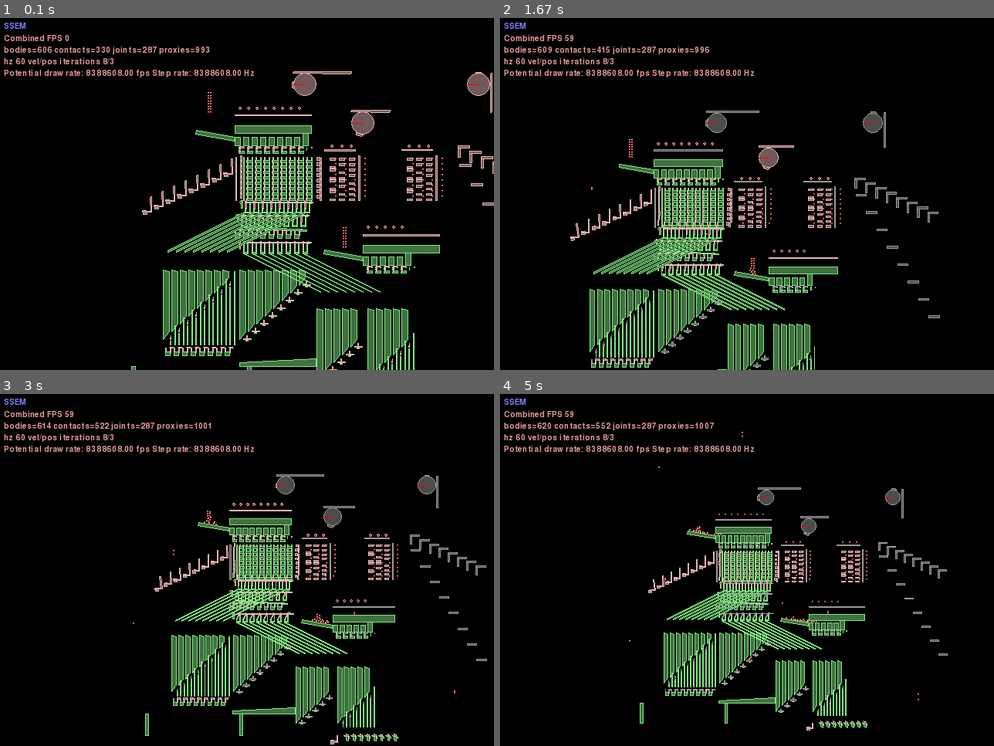
Above: before the commit, frames 1-4 (two rows, left to right).
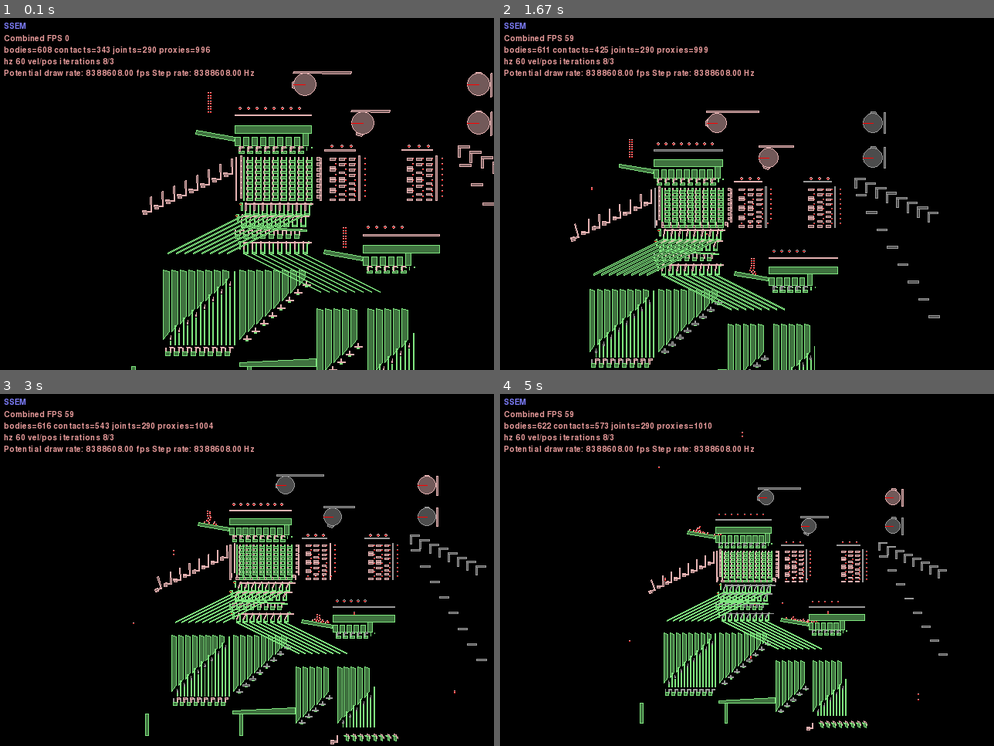
Above: after the commit, the same moments.

Repository: jmacarthur/box2d-ssem
Game: pygame game, started from main.py
The game is run twice, just before and just after one commit, with the same random seed, the same clock (stepped at 60 frames per second) and the same inputs.
Inputs (mouse positions are in pixels of both pictures, inside the frame that each line leads up to):
- Up to frame 1 (0.1 s): no input
- Up to frame 2 (1.67 s): hold Right 0.33-0.8 s; move the mouse to (727, 201) at 0.37 s; hold Up 0.83-1.13 s; move the mouse to (747, 208) at 0.87 s; tap Space at 0.9, 1.23, 1.53 s; tap X at 0.98 s; hold Right 1.17-1.63 s; move the mouse to (628, 186) at 1.2 s
- Up to frame 3 (3 s): hold Left 1.67-2.2 s; move the mouse to (296, 643) at 1.7 s; tap Space at 1.73, 2.03, 2.3, 2.63, 2.93 s; hold Down 2.23-2.53 s; move the mouse to (93, 647) at 2.27 s; tap X at 2.38 s; hold Left 2.57-2.97 s; move the mouse to (429, 689) at 2.6 s
- Up to frame 4 (5 s): hold Up 3-3.37 s; move the mouse to (806, 594) at 3.03 s; tap Space at 3.07, 3.47, 3.77, 4.13, 4.53, 4.83 s; hold Right 3.4-4.03 s; move the mouse to (756, 436) at 3.43 s; tap X at 3.55 s; hold Down 4.07-4.43 s; move the mouse to (628, 489) at 4.1 s; hold Left 4.47-4.93 s; move the mouse to (722, 658) at 4.5 s; hold Right from 4.97 s (still down)

The runs differ from the first frame. In frame 1, 1.9% of the frame differs, in the area x 9-100%, y 7-68%; in frame 2, 2.3%, in the area x 8-79%, y 7-74%; in frame 3, 1.8%; in frame 4, 1.6%.

Commit message:
Cam 4: memory follower holdoff

Diff:
--- a/main.py
+++ b/main.py
@@ -298,8 +298,8 @@
             selector_array.append(row_selector)
             self.slide_joint(row_selector, groundBody, (0,1), -8, 0, friction=0)
 
-        holdoff_bar = self.horizontal_rotating_bar(xpos+200, ypos+130, 80, groundBody, 50)
-        holdoff_bar.attachment_point = (xpos+220,ypos+130)
+        selector_holdoff_bar = self.horizontal_rotating_bar(xpos+200, ypos+130, 80, groundBody, 50)
+        selector_holdoff_bar.attachment_point = (xpos+220,ypos+130)
         # Row followers
         for row in range(0,8):
             row_follower_fixtures = []
@@ -310,9 +310,9 @@
             self.slide_joint(follower, groundBody, (1,0), limit1=0, limit2=20, friction=0)
 
         # Holdoff bar for all output rods
-        self.vertical_rotating_bar(xpos+200+25*selector_rods+14,0,14*memory_rows+5, groundBody)
-
-        return holdoff_bar
+        follower_holdoff_bar = self.vertical_rotating_bar(xpos+200+25*selector_rods+14,0,14*memory_rows+5, groundBody)
+
+        return (selector_holdoff_bar, follower_holdoff_bar)
 
     def memory_module(self, xpos, ypos, groundBody):
         row_injector_fixtures = []
@@ -325,7 +325,7 @@
         for col in range(0,8):
             injector = self.add_multifixture(row_injector_fixtures, 0, 7+14*col)
             injectors.append(injector)
-            self.slide_joint(injector, groundBody, (1,0), 7, 17, friction=0)
+            self.slide_joint(injector, groundBody, (1,0), 7, 17, friction=0.1)
 
         row_ejector_fixtures = []
         for col in range(0,8):
@@ -351,7 +351,7 @@
 
         self.memory_followers = []
         self.memory_selectors = []
-        main_memory_holdoff = self.add_row_decoder(xpos, ypos, groundBody, self.memory_followers, self.memory_selectors)
+        (selector_holdoff, follower_holdoff) = self.add_row_decoder(xpos, ypos, groundBody, self.memory_followers, self.memory_selectors)
 
         # Rods which connect row selectors to ejectors
         for r in range(0,memory_rows):
@@ -362,7 +362,7 @@
 
         # Wall on the left of the memory to create the final channel
         memory_fixed = self.add_static_polygon(box_polygon(3,14*8), -10,0, filter=filter(groupIndex=0, categoryBits=0x0001, maskBits=0xFFFF))
-        return main_memory_holdoff
+        return (selector_holdoff, follower_holdoff)
 
     def connect_regenerators(self):
         for i in range(0,8):
@@ -608,9 +608,9 @@
                 test_data = self.add_ball_bearing(-100+7*i,230+7*r,0)
         self.injector_cranks = []
         self.injector(-32,110, groundBody, injector_crank_array=self.injector_cranks)
-        main_memory_holdoff = self.memory_module(0,0, groundBody)
+        (memory_selector_holdoff, memory_follower_holdoff) = self.memory_module(0,0, groundBody)
         self.upper_regenerators = []
-        self.diverter_set(-5,-20, groundBody, slope_x=-200) # Diverter 1. Splits to subtractor reader.
+        self.diverter_set(-5,-25, groundBody, slope_x=-200) # Diverter 1. Splits to subtractor reader.
         self.diverter_set(-15,-55, groundBody, discard=True) # Diverter 2. Discards all output.
         self.regenerator(-20,-85, groundBody, self.upper_regenerators) # Regenerator 1. For regenning anything read from memory.
         self.diverter_set(-10,-125, groundBody, slope_x=200) # Diverter 3; splits to instruction reg/PC
@@ -659,14 +659,18 @@
         follower_body = self.add_cam(300,200, groundBody, 100, phase=0.45)
         self.distance_joint(follower_body, mem_injector_raiser, follower_body.attachment_point, mem_injector_raiser.attachment_point)
 
-        # Cam 2: Main memory lifter
+        # Cam 2: Main memory selector lifter
         follower_body = self.add_cam(150,300, groundBody, 150, phase=0.25)
         print("Attachemnt point on cam is {}".format(follower_body.attachment_point))
-        self.distance_joint(follower_body, main_memory_holdoff, (200,300+50), main_memory_holdoff.attachment_point)
+        self.distance_joint(follower_body, memory_selector_holdoff)
 
         # Cam 2: Memory returner
-        follower_body = self.add_cam(600,300, groundBody, 100, horizontal=True)
-        self.distance_joint(follower_body, self.memory_returning_gate, follower_body.attachment_point)
+        follower_body = self.add_cam(600,300, groundBody, 60, horizontal=True)
+        self.distance_joint(follower_body, self.memory_returning_gate)
+
+        # Cam 4: Memory holdoff
+        follower_body = self.add_cam(600,200, groundBody, 60, horizontal=True)
+        self.distance_joint(follower_body, memory_follower_holdoff)
 
 
     def Step(self, settings):
